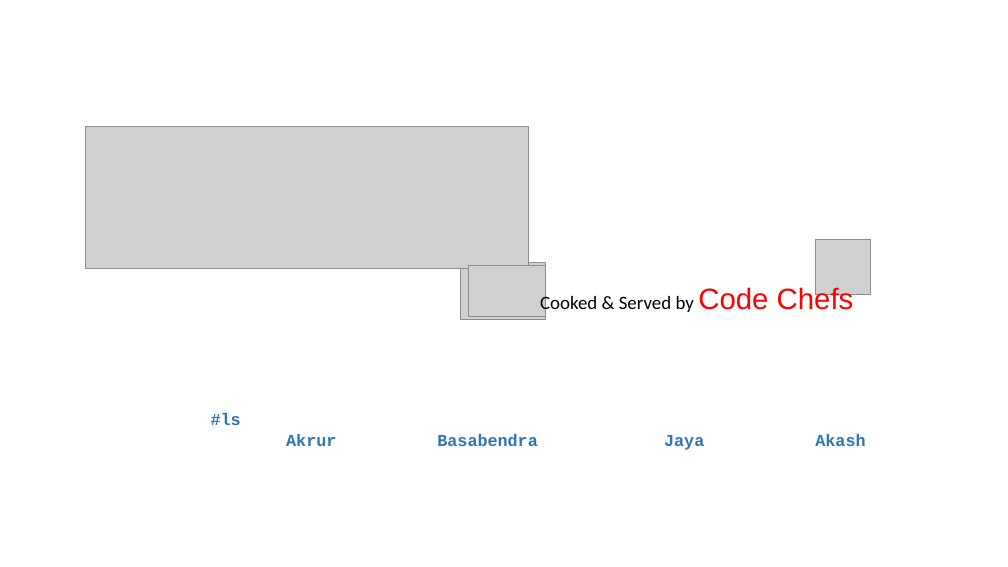
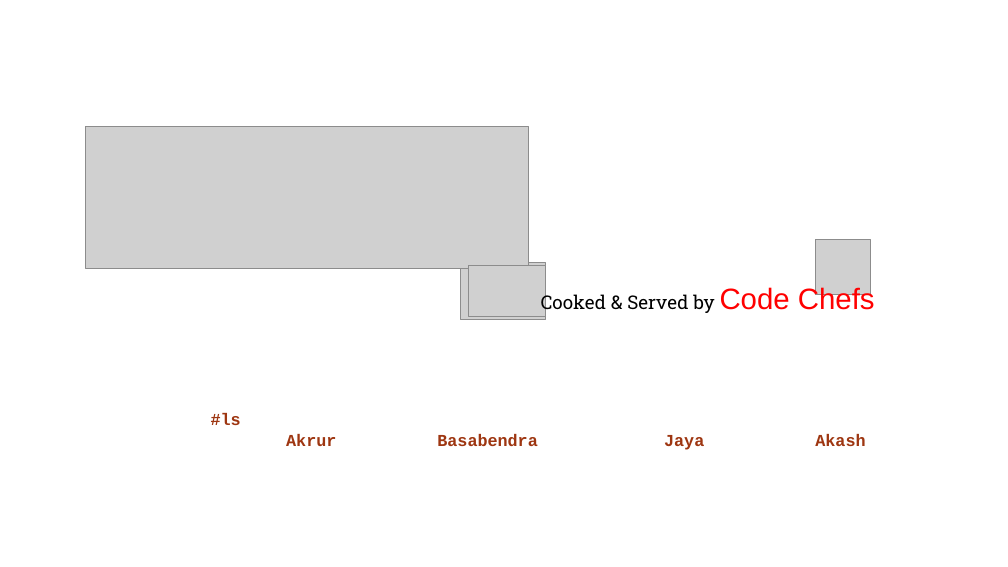
Before and after one commit to atambe/HSBC-code-camp, a slide deck: slide 1 of codecamp_ppt/API Template.pptx. Drawn at 1008x567 pixels with LibreOffice and Linux fonts; fonts in the diff are those of the drawing; grey boxes stand for pictures; background and template pictures are left out. Boxes give left, top, right and bottom in pixels: in the first picture for what was removed or moved away, otherwise in the second. Text is boxed around its words. In the diff, an @@ line names an element or a change of style, - is before the commit and + after.

```diff
--- a/codecamp_ppt/API Template.pptx
+++ b/codecamp_ppt/API Template.pptx
@@ text "Cooked & Served by Code ..." at [541,286,875,315]: font Calibri to Roboto Slab in "Cooked & Served by" @@
@@ text "#ls" at [211,413,865,450]: text colour #2E75B6 to #9E3611 @@
```
Also in this commit, not shown: 3 other slides changed.
